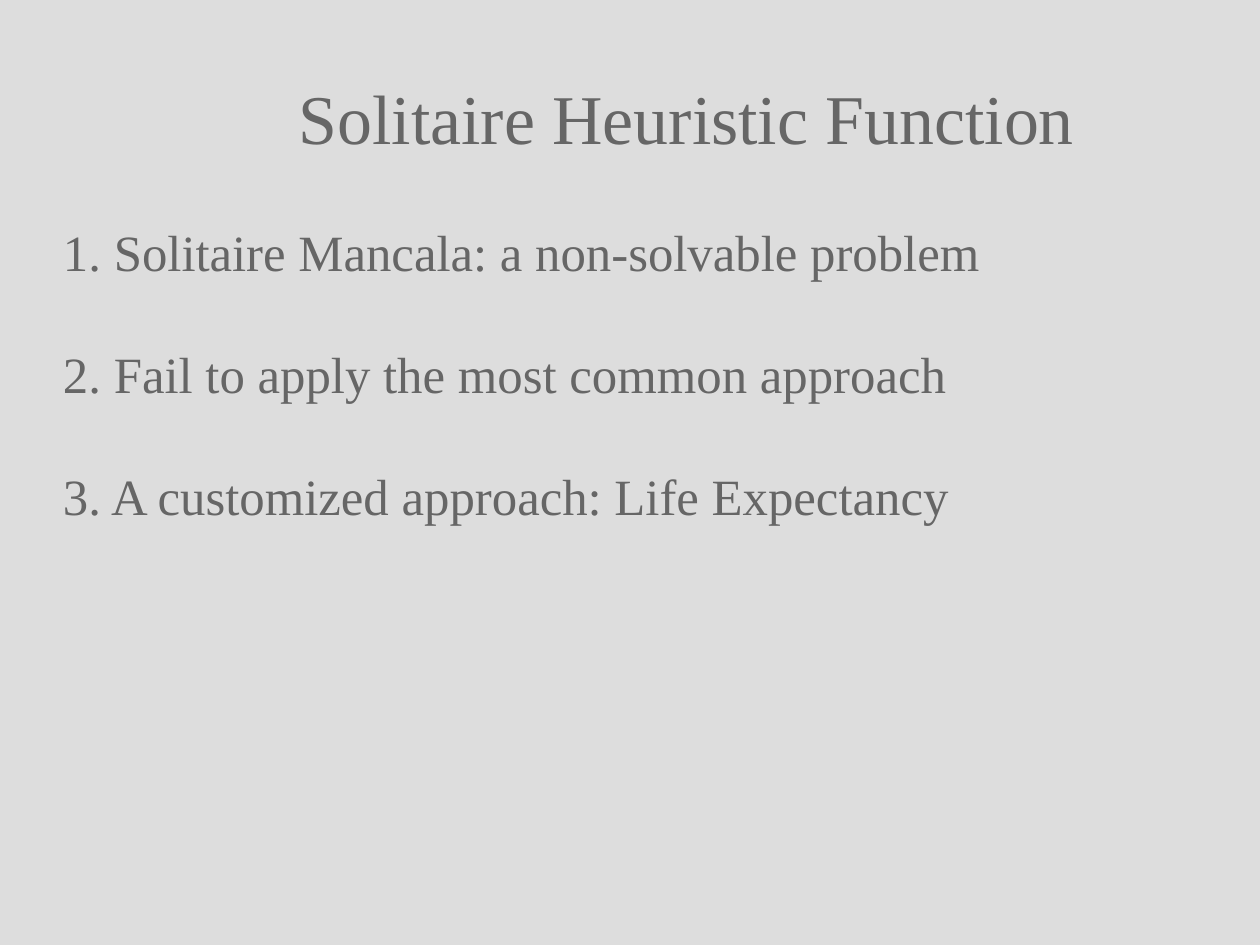
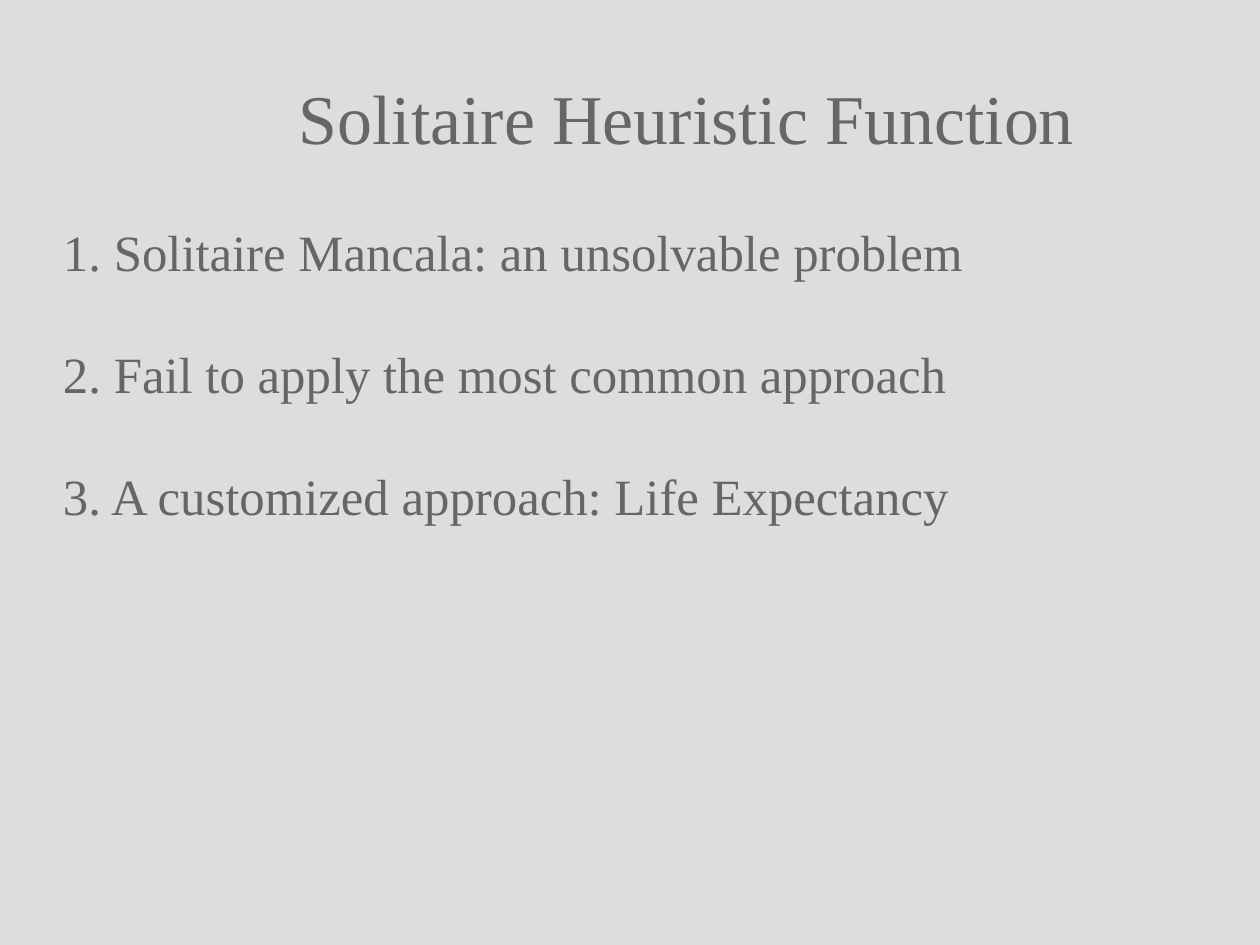
Before and after one commit to Noired/DOSE-Jan-8th-presentation, a slide deck: slide 7 of Slides/Keypoints.pptx. Drawn at 1260x945 pixels with LibreOffice and Linux fonts; fonts in the diff are those of the drawing. Boxes give left, top, right and bottom in pixels: in the first picture for what was removed or moved away, otherwise in the second. Text is boxed around its words. In the diff, an @@ line names an element or a change of style, - is before the commit and + after.

```diff
--- a/Slides/Keypoints.pptx
+++ b/Slides/Keypoints.pptx
@@ text at (63,236,962,282): text changed @@
-1. Solitaire Mancala: a non-solvable problem
+1. Solitaire Mancala: an unsolvable problem
```
Also in this commit, not shown: 2 other files.
